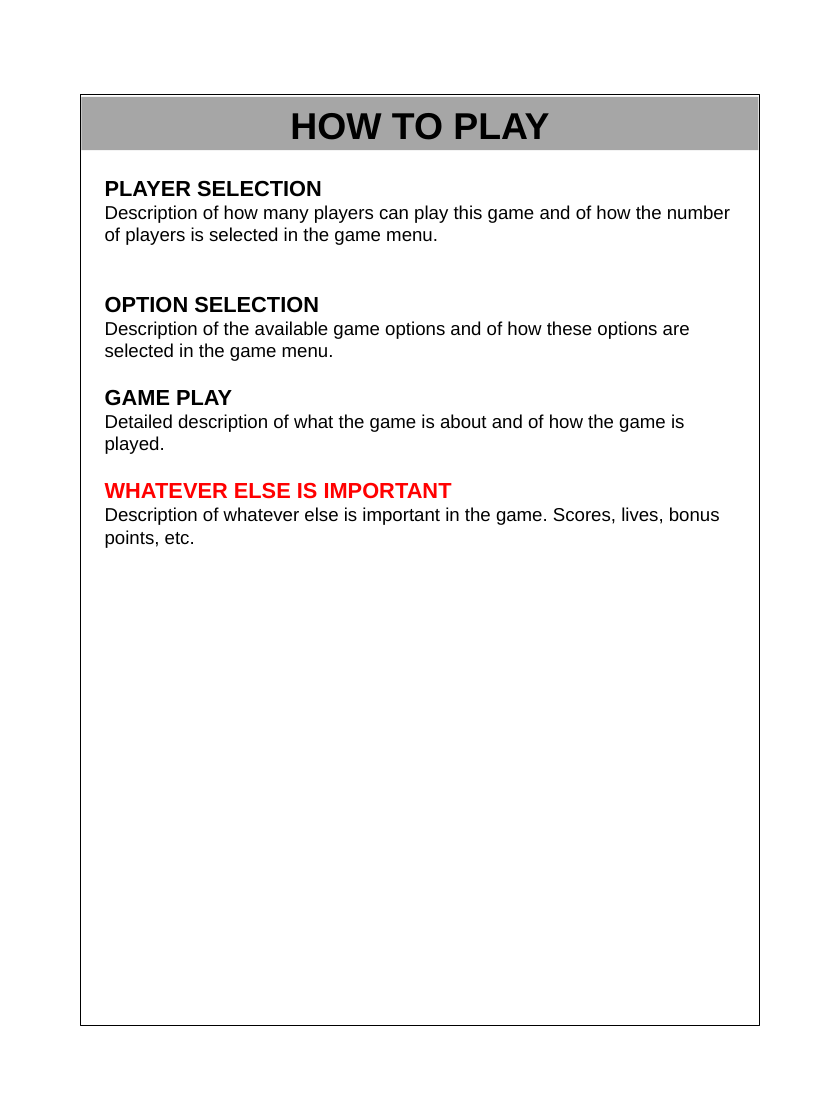
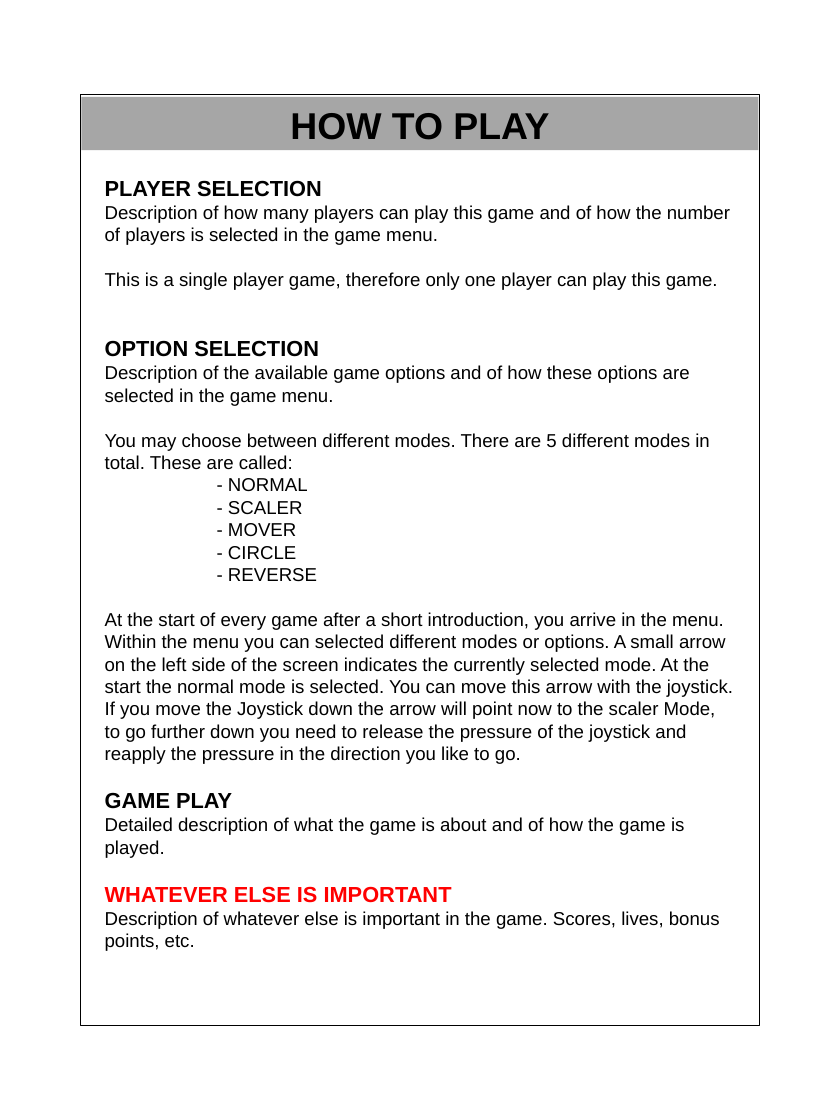
Before and after one commit to ErlindS/NeuroVector, a slide deck: slide 3 of Vectrex/projects/NeuroVector/manual/manual_template.pptx. Drawn at 840x1120 pixels with LibreOffice and Linux fonts; fonts in the diff are those of the drawing. Boxes give left, top, right and bottom in pixels: in the first picture for what was removed or moved away, otherwise in the second. Text is boxed around its words. In the diff, an @@ line names an element or a change of style, - is before the commit and + after.

```diff
--- a/Vectrex/projects/NeuroVector/manual/manual_template.pptx
+++ b/Vectrex/projects/NeuroVector/manual/manual_template.pptx
@@ text at bbox=[105, 272, 718, 290]: paragraph added @@
+This is a single player game, therefore only one player can play this game.
@@ text at bbox=[105, 433, 733, 764]: paragraphs added @@
+You may choose between different modes. There are 5 different modes in total. These are called:
+- NORMAL
+- SCALER
+- MOVER
+- CIRCLE
+- REVERSE
+At the start of every game after a short introduction, you arrive in the menu. Within the menu you can selected different modes or options. A small arrow on the left side of the screen indicates the currently selected mode. At the start the normal mode is selected. You can move this arrow with the joystick. If you move the Joystick down the arrow will point now to the scaler Mode, to go further down you need to release the pressure of the joystick and reapply the pressure in the direction you like to go.
```
Also in this commit, not shown: 2 other slides changed, 2 slides added, 1 slide removed, 40 other files.
